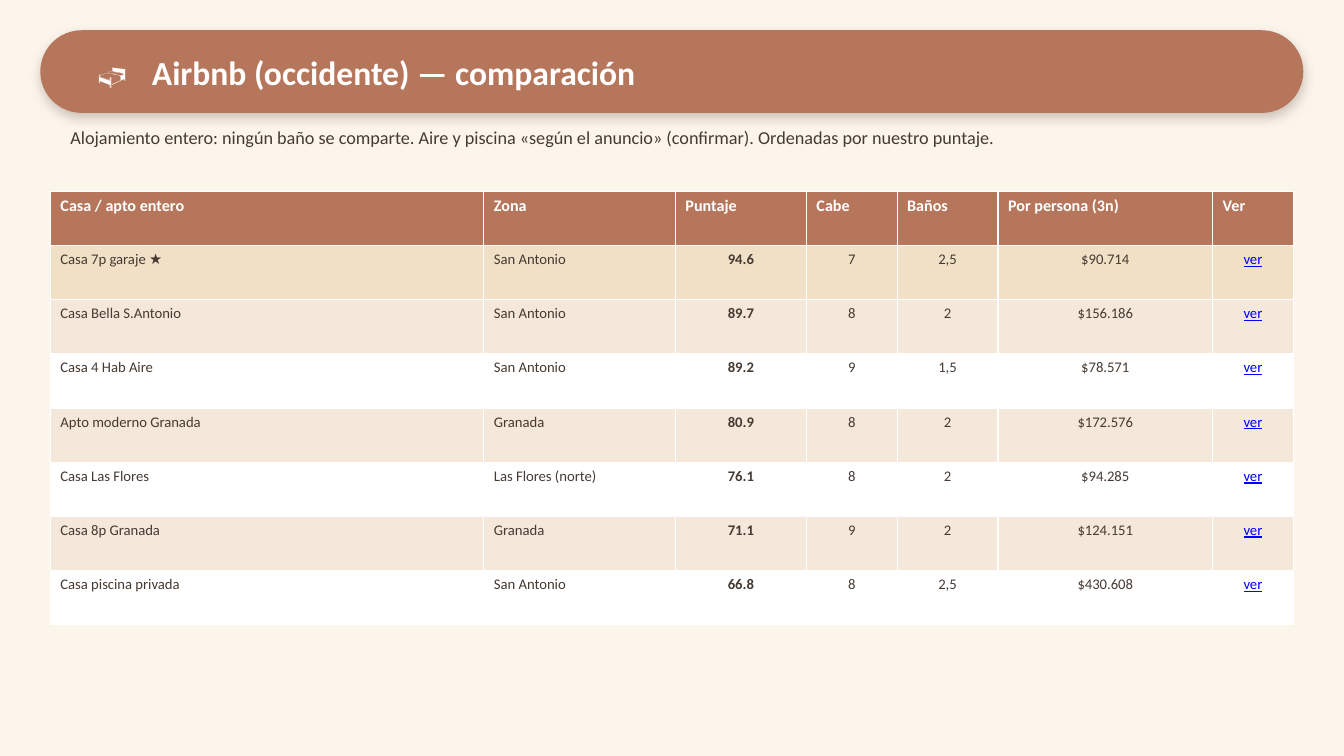
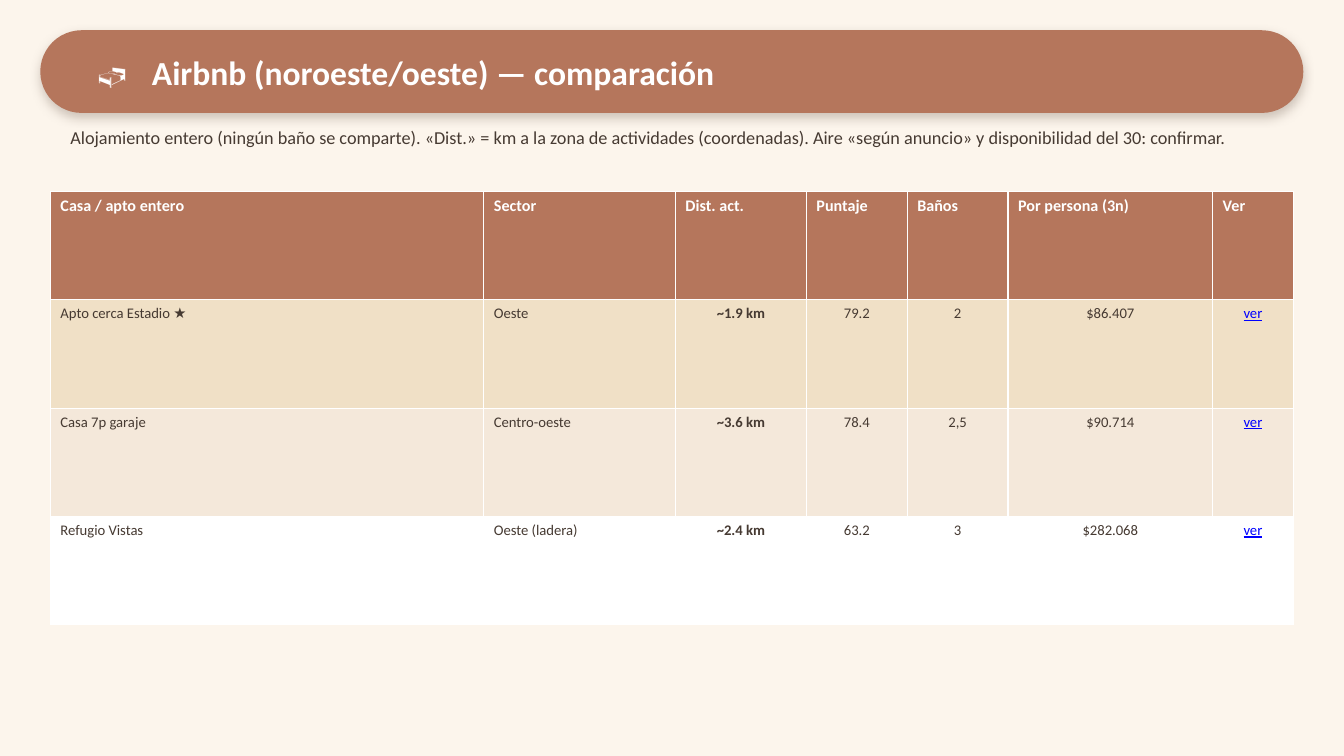
Before and after one commit to ClearNote97/paseo-mini-boom-en-cali, a slide deck: slide 8 of output/Mini-Boom-en-Cali_Presentacion.pptx. Drawn at 1344x756 pixels with LibreOffice and Linux fonts; fonts in the diff are those of the drawing. Boxes give left, top, right and bottom in pixels: in the first picture for what was removed or moved away, otherwise in the second. Text is boxed around its words. In the diff, an @@ line names an element or a change of style, - is before the commit and + after.

Commit message:
Airbnb v3: noroeste/oeste verificado por coordenadas + columna de distancia
Feedback del grupo: varias casas 'del oeste' estaban en el este/sur, la mejor ubicada
(Casa Bella) no tiene disponibilidad para el 30, y otra se salía del presupuesto.

- Ubicación verificada por COORDENADAS de la ficha (no por el título, que engaña):
  explora_fichas_airbnb.py extrae lat/lng, clasifica sector y calcula distancia (km) a la
  zona de actividades (Granada/El Peñón). Validado contra el feedback (acertó este/sur/oeste).
- Rebarrido del noroeste (Granada, Santa Mónica, Versalles, Centenario, El Peñón, Santa
  Teresita, Vipasa). Hallazgo honesto: hay muy pocas casas/aptos enteros para 7 en el oeste
  core, disponibles y en presupuesto.
- Nuevo ranking (3 que cumplen) con misma fórmula + columna 'Dist. actividades' en los 4
  entregables: 1º Apto cerca Estadio (~1,9 km, 79.2), 2º Casa 7p garaje (~3,6 km, 78.4),
  3º Refugio Vistas (~2,4 km, 63.2). Mejor + carro local ≈ $286.407 pp (DENTRO).
- Límite reconocido: la disponibilidad para la noche del 30 no se auto-verifica fiable;
  se marca 'confirmar al reservar' con el link directo. Actualiza D-005 (v3) y el diccionario.

```diff
--- a/output/Mini-Boom-en-Cali_Presentacion.pptx
+++ b/output/Mini-Boom-en-Cali_Presentacion.pptx
@@ text at (152, 60, 714, 91): text changed @@
-🛏️ Airbnb (occidente) — comparación
+🛏️ Airbnb (noroeste/oeste) — comparación
@@ text at (70, 131, 1225, 147): text changed @@
-Alojamiento entero: ningún baño se comparte. Aire y piscina «según el anuncio» (confirmar). Ordenadas por nuestro puntaje.
+Alojamiento entero (ningún baño se comparte). «Dist.» = km a la zona de actividades (coordenadas). Aire «según anuncio» y disponibilidad del 30: confirmar.
@@ table at (50, 192, 1294, 625) @@
-row 1: Casa / apto entero | Zona | Puntaje | Cabe | Baños | Por persona (3n) | Ver
-row 2: Casa 7p garaje ★ | San Antonio | 94.6 | 7 | 2,5 | $90.714 | ver
-row 3: Casa Bella S.Antonio | San Antonio | 89.7 | 8 | 2 | $156.186 | ver
-row 4: Casa 4 Hab Aire | San Antonio | 89.2 | 9 | 1,5 | $78.571 | ver
-row 5: Apto moderno Granada | Granada | 80.9 | 8 | 2 | $172.576 | ver
-row 6: Casa Las Flores | Las Flores (norte) | 76.1 | 8 | 2 | $94.285 | ver
-row 7: Casa 8p Granada | Granada | 71.1 | 9 | 2 | $124.151 | ver
-row 8: Casa piscina privada | San Antonio | 66.8 | 8 | 2,5 | $430.608 | ver
+row 1: Casa / apto entero | Sector | Dist. act. | Puntaje | Baños | Por persona (3n) | Ver
+row 2: Apto cerca Estadio ★ | Oeste | ~1.9 km | 79.2 | 2 | $86.407 | ver
+row 3: Casa 7p garaje | Centro-oeste | ~3.6 km | 78.4 | 2,5 | $90.714 | ver
+row 4: Refugio Vistas | Oeste (ladera) | ~2.4 km | 63.2 | 3 | $282.068 | ver
```
Also in this commit, not shown: 1 other slide changed, 8 other files.
